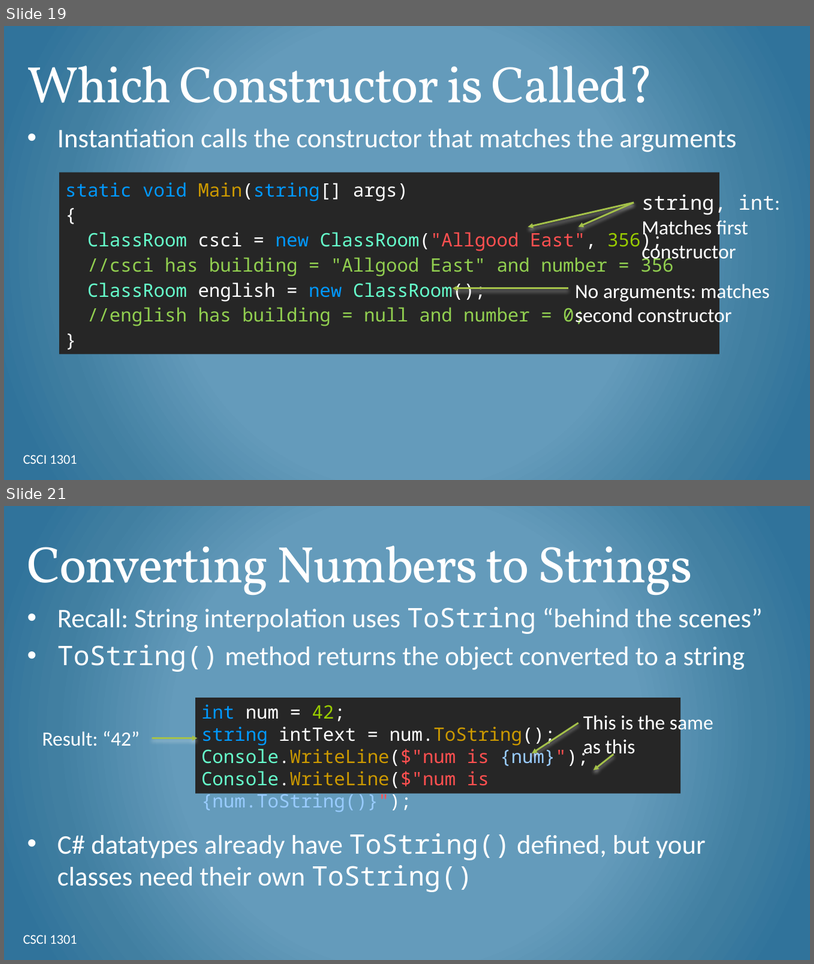
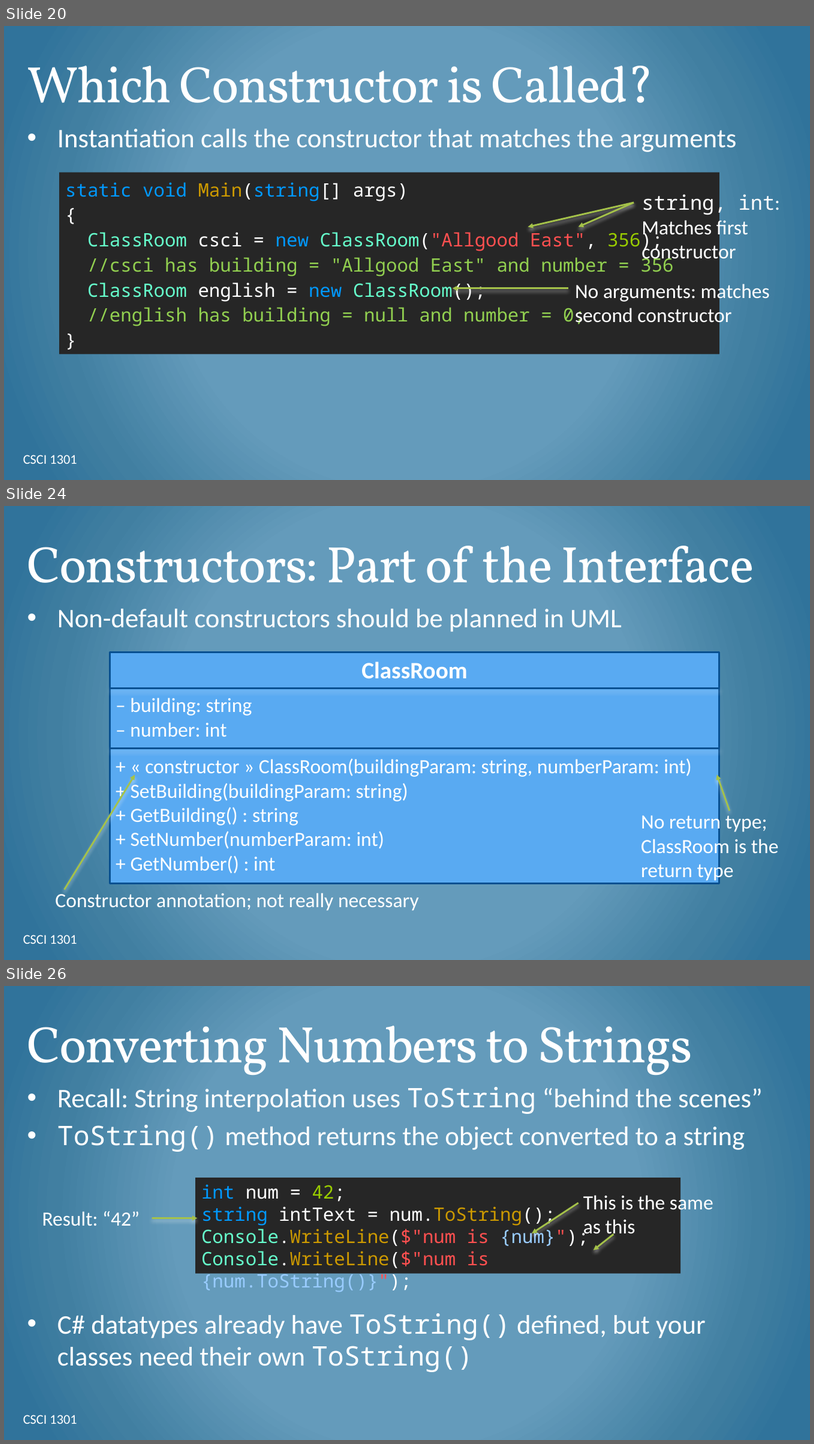
Before and after one commit to csci-1301/csci-1301.github.io, a slide deck: lectures/070_object_oriented_contd/Constructors-ToString.pptx. Shown one above the other, each under a label of ours: slides 19 and 21 before the commit, slides 20, 24 and 26 after it; the slides between them are not shown. The pictures are 814x964 and 814x1444 pixels, drawn with LibreOffice and Linux fonts; fonts in the diff are those of the drawing; background and template pictures are left out. Boxes give left, top, right and bottom in pixels: in the first picture for what was removed or moved away, otherwise in the second. Text is boxed around its words. In the diff, an @@ line names an element or a change of style, - is before the commit and + after.

Commit message:
Updated slides about classes and objects
I had to add a lot more detail to my lectures on classes and objects, so I'm updating these slides to include the new ones I created.

```diff
--- a/lectures/070_object_oriented_contd/Constructors-ToString.pptx
+++ b/lectures/070_object_oriented_contd/Constructors-ToString.pptx
@@ slide 24 added at <box>4,506,810,960</box>, background gradient #659ABC to #427FA1 to #30759B @@
@@ title added at <box>27,533,754,583</box>, 61 pt, text #FFFFFF @@
+Constructors: Part of the Interface
@@ text added at <box>57,609,622,631</box>, 32 pt, text #FFFFFF @@
+• Non-default constructors should be planned in UML
@@ rectangle added at <box>110,652,720,883</box>, fill #59AAF2, outline #085091 2 pt, 28 pt, text #FFFFFF, bold @@
+ClassRoom
@@ line added from (110, 688) to (720, 688), #085091 2 pt @@
@@ text added at <box>130,697,252,736</box>, 24 pt, text #FFFFFF @@
+– building: string
+– number: int
@@ line added from (110, 748) to (720, 748), #085091 2 pt @@
@@ arrow added from (65, 889) to (135, 775), #A5C249 2 pt @@
@@ text added at <box>131,758,692,873</box>, 24 pt, text #FFFFFF @@
++ « constructor » ClassRoom(buildingParam: string, numberParam: int)
++ SetBuilding(buildingParam: string)
++ GetBuilding() : string
++ SetNumber(numberParam: int)
++ GetNumber() : int
@@ arrow added from (730, 810) to (717, 775), #A5C249 2 pt @@
@@ text added at <box>641,812,779,882</box>, 24 pt, text #FFFFFF @@
+No return type; ClassRoom is the return type
@@ text added at <box>55,892,419,910</box>, 24 pt, text #FFFFFF @@
+Constructor annotation; not really necessary
@@ text added at <box>23,934,77,943</box>, 16 pt, text #FFFFFF @@
+CSCI 1301
@@ what was slide 19 is now slide 20 @@
@@ what was slide 21 is now slide 26 @@
```
Also in this commit, not shown: 6 slides changed, 5 other slides added, 12 other files.
